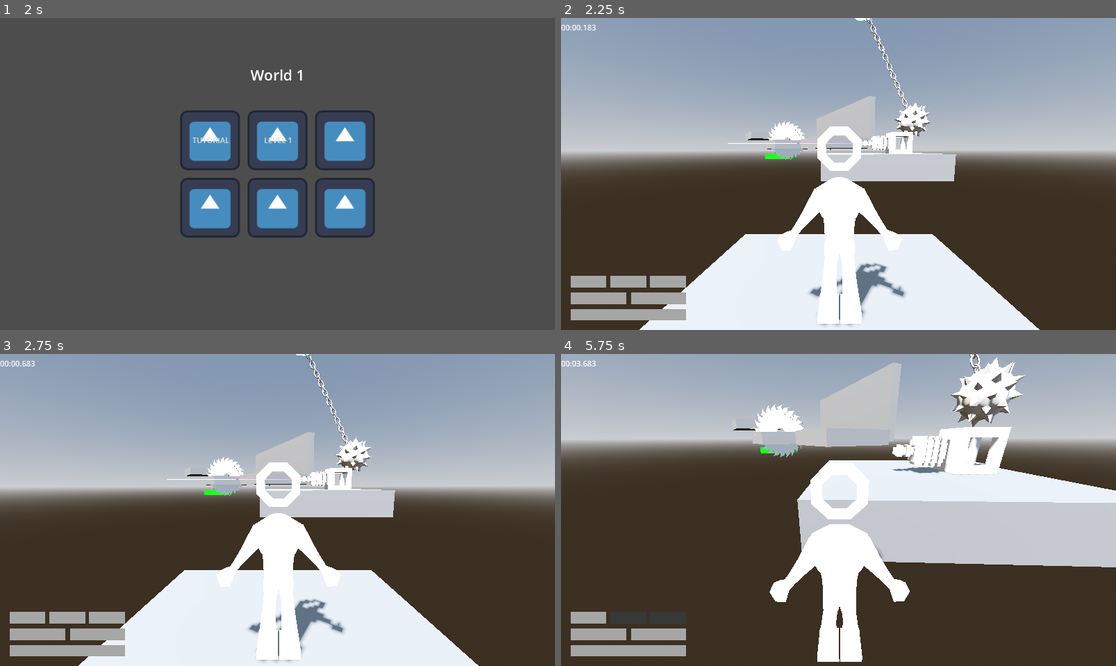
Above: before the commit, frames 1-4 (two rows, left to right).
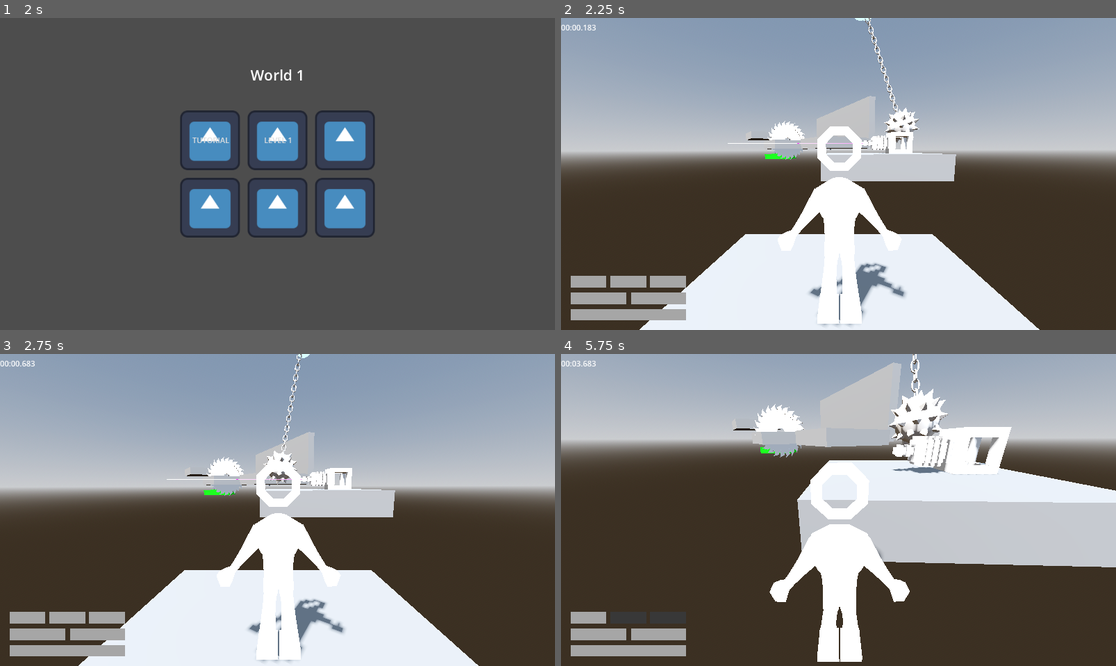
Above: after the commit, the same moments.

Repository: jpvds1/DDJD
Game: Godot game, scene res://scenes/game_controller.tscn
Same seed, same stepped clock (60 frames per second), same inputs: the game is played once before the commit and once after it. The engine's default icon, where the game draws it, is replaced by a stand-in: a white triangle on a blue panel in a dark square.
Inputs (mouse positions are in pixels of both pictures, inside the frame that each line leads up to):
- Up to frame 1 (2 s): click "Continue as Guest" at 0.5 s; click "Play" at 1.25 s
- Up to frame 2 (2.25 s): click "LEVEL 1" at 2 s
- Up to frame 3 (2.75 s): no input
- Up to frame 4 (5.75 s): move the mouse to (866, 510) at 2.77 s; hold W (move_forwards) from 2.78 s (still down); tap Q (dash) at 2.85, 4.35 s; tap Space (jump) at 3.02, 3.77, 5.27 s; move the mouse to (810, 510) at 3.52 s; tap Shift (sprint) at 3.6, 5.1 s; move the mouse to (849, 503) at 4.27 s; move the mouse to (832, 516) at 5.02 s

Frame 1 is identical in both runs. In frame 2, 0.7% of the frame differs, in the area x 53-67%, y 0-41%; in frame 3, 0.9%; in frame 4, 2.8%, in the area x 58-84%, y 0-30%.

Commit message:
feat(wrecking ball): add swing animation

Diff:
--- a/platformer-game/scenes/building_materials/wrecking_ball.tscn
+++ b/platformer-game/scenes/building_materials/wrecking_ball.tscn
@@ -1,6 +1,6 @@
 [gd_scene format=3 uid="uid://ccudaxsaxpval"]
 
-[ext_resource type="Script" uid="uid://1fk25sxy8pya" path="res://scripts/traps/wreckingball.gd" id="1_58tvi"]
+[ext_resource type="Script" uid="uid://cvyoquhdfcq30" path="res://scripts/traps/wrecking_ball.gd" id="1_58tvi"]
 [ext_resource type="Script" uid="uid://bthf3m0ev315d" path="res://scripts/systems/cloud_behavior.gd" id="2_cktgr"]
 [ext_resource type="PackedScene" uid="uid://dcgfprowomfpv" path="res://scenes/building_materials/killzone.tscn" id="3_rti8c"]
 [ext_resource type="PackedScene" uid="uid://ckgxrus5di7i0" path="res://assets/models/wrecking_ball.glb" id="3_t610y"]
@@ -23,6 +23,43 @@
 
 [sub_resource type="SphereShape3D" id="SphereShape3D_rti8c"]
 radius = 1.1265963
+
+[sub_resource type="Animation" id="Animation_1j3pr"]
+length = 0.001
+tracks/0/type = "value"
+tracks/0/imported = false
+tracks/0/enabled = true
+tracks/0/path = NodePath(".:swing")
+tracks/0/interp = 1
+tracks/0/loop_wrap = true
+tracks/0/keys = {
+"times": PackedFloat32Array(0),
+"transitions": PackedFloat32Array(1),
+"update": 0,
+"values": [0.0]
+}
+
+[sub_resource type="Animation" id="Animation_4l0fd"]
+resource_name = "Swing"
+loop_mode = 2
+tracks/0/type = "value"
+tracks/0/imported = false
+tracks/0/enabled = true
+tracks/0/path = NodePath(".:swing")
+tracks/0/interp = 1
+tracks/0/loop_wrap = true
+tracks/0/keys = {
+"times": PackedFloat32Array(0, 1),
+"transitions": PackedFloat32Array(1, 1),
+"update": 0,
+"values": [-1.0, 1.0]
+}
+
+[sub_resource type="AnimationLibrary" id="AnimationLibrary_077tb"]
+_data = {
+&"RESET": SubResource("Animation_1j3pr"),
+&"Swing": SubResource("Animation_4l0fd")
+}
 
 [node name="WreckingBall" type="Node3D" unique_id=1409807783]
 transform = Transform3D(-4.371139e-08, 0, -1, 0, 1, 0, 1, 0, -4.371139e-08, 0, 0, 0)
@@ -64,4 +101,8 @@
 [node name="Visuals" parent="." unique_id=157412353 instance=ExtResource("3_t610y")]
 transform = Transform3D(-4.371139e-08, 0, 1, 0, 1, 0, -1, 0, -4.371139e-08, 0, -8.465402, 0)
 
+[node name="AnimationPlayer" type="AnimationPlayer" parent="." unique_id=1005671059]
+libraries/ = SubResource("AnimationLibrary_077tb")
+autoplay = &"Swing"
+
 [editable path="Visuals"]
--- /dev/null
+++ b/platformer-game/scripts/traps/wrecking_ball.gd
@@ -0,0 +1,17 @@
+extends Node3D
+
+@export var max_angle: float = 30.0
+@export var swing: float = 0:
+	set(value):
+		if value >= -1 && value <= 1:
+			swing = value
+
+
+# Called when the node enters the scene tree for the first time.
+func _ready() -> void:
+	pass # Replace with function body.
+
+
+# Called every frame. 'delta' is the elapsed time since the previous frame.
+func _process(delta: float) -> void:
+	rotation_degrees.z = swing * max_angle
--- a/platformer-game/scripts/traps/wreckingball.gd
+++ /dev/null
@@ -1,25 +0,0 @@
-extends Node3D
-
-@export var velocidad: float = 2.0
-@export var amplitud: float = 30.0
-
-var _rotacion_base_z: float = 0.0
-
-# Called when the node enters the scene tree for the first time.
-func _ready() -> void:
-	_rotacion_base_z = rotation.z
-
-
-# Called at a fixed interval. 'delta' is the elapsed time since the previous frame.
-func _physics_process(_delta: float) -> void:
-	rotation.z = _rotacion_base_z + sin(Time.get_ticks_msec() / 1000.0 * velocidad) * deg_to_rad(amplitud)
-
-
-func _on_ball_body_entered(body: Node3D) -> void:
-	print("¡Jugador golpeado!")
-	if body != null and body.has_method("request_unalive"):
-		body.request_unalive()
-
-
-func _on_area_3d_body_entered(body: Node3D) -> void:
-	_on_ball_body_entered(body)
Not shown, added: platformer-game/scripts/traps/wrecking_ball.gd.uid
Not shown, removed: platformer-game/scripts/traps/wreckingball.gd.uid
